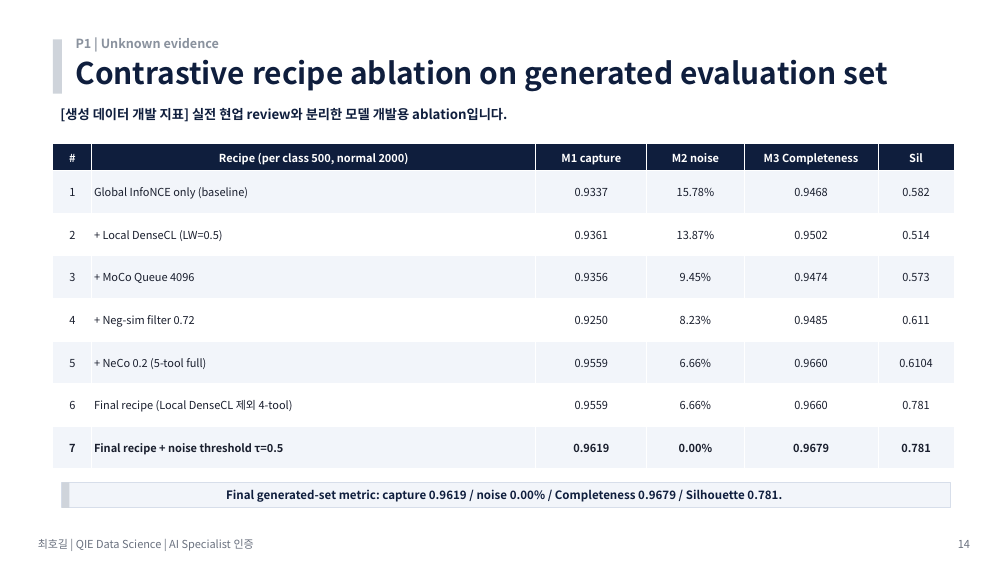
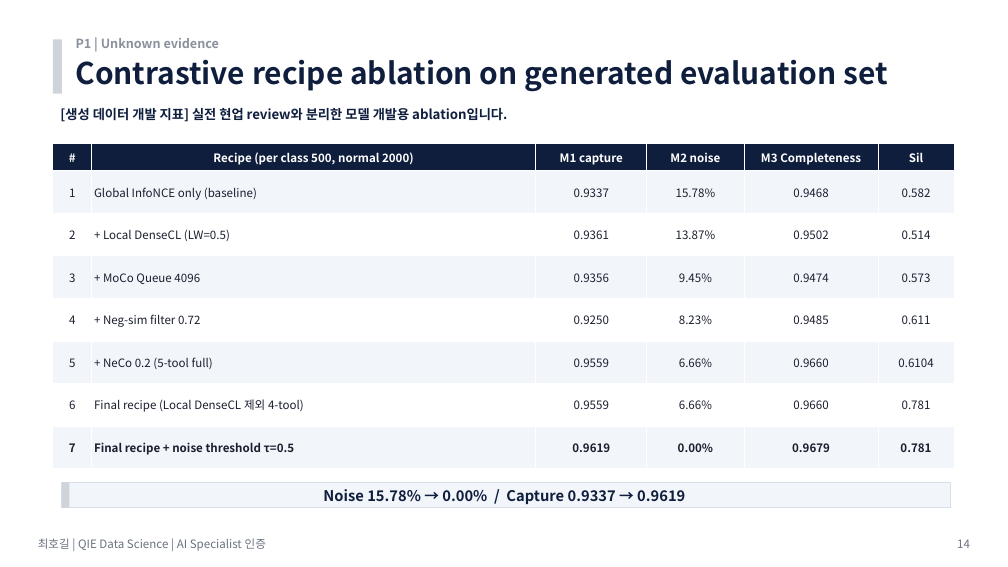
Before and after one commit to hogil/fbm_paper, a slide deck: slide 14 of recommendation/presentation/'26년 AI Specialist 면점 심사 자료_메모리사업부_최호길.pptx. Drawn at 1008x567 pixels with LibreOffice and Linux fonts; fonts in the diff are those of the drawing. Boxes give left, top, right and bottom in pixels: in the first picture for what was removed or moved away, otherwise in the second. Text is boxed around its words. In the diff, an @@ line names an element or a change of style, - is before the commit and + after.

Commit message:
Polish AI specialist deck readability

```diff
--- a/recommendation/presentation/'26년 AI Specialist 면점 심사 자료_메모리사업부_최호길.pptx
+++ b/recommendation/presentation/'26년 AI Specialist 면점 심사 자료_메모리사업부_최호길.pptx
@@ table at (x1=53, y1=144, x2=954, y2=469) @@
@@ size 10.5 to 11 pt @@
@@ text at (x1=323, y1=489, x2=685, y2=504): text changed; size 11 to 14 pt @@
-Final generated-set metric: capture 0.9619 / noise 0.00% / Completeness 0.9679 / Silhouette 0.781.
+Noise 15.78% → 0.00% / Capture 0.9337 → 0.9619
@@ text "최호길 | QIE Data Science ..." at (x1=38, y1=538, x2=266, y2=551): size 10.5 to 11 pt @@
@@ text "14" at (x1=957, y1=539, x2=970, y2=548): size 10.5 to 11 pt @@
```
Also in this commit, not shown: 25 other slides changed, 2 other files.
